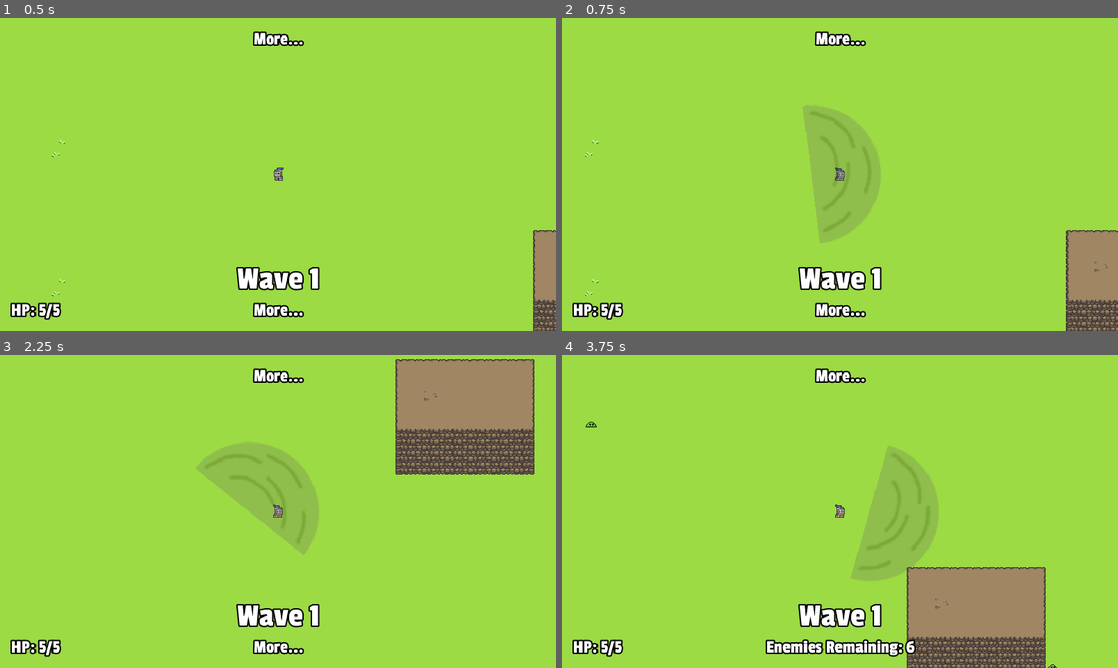
Above: before the commit, frames 1-4 (two rows, left to right).
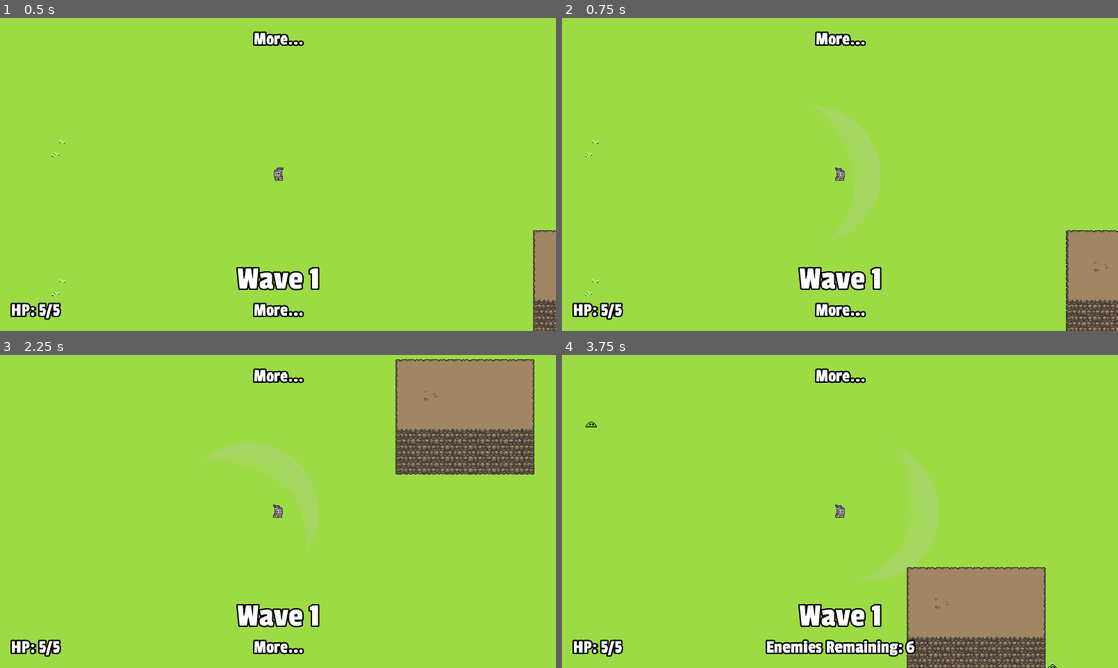
Above: after the commit, the same moments.

Repository: stuson/go-godot-4-game-jam
Game: Godot game, scene res://stages/Level.tscn
The game is run twice, just before and just after one commit, with the same random seed, the same clock (stepped at 60 frames per second) and the same inputs.
Inputs (mouse positions are in pixels of both pictures, inside the frame that each line leads up to):
- Up to frame 1 (0.5 s): no input
- Up to frame 2 (0.75 s): tap Enter at 0.5 s; move the mouse to (962, 158) at 0.52 s; press the mouse at (962, 158) at 0.53 s; hold D (move_right) from 0.53 s (still down)
- Up to frame 3 (2.25 s): move the mouse to (166, 527) at 1.27 s; release D (move_right) at 1.28 s; release the mouse at (166, 527) at 1.28 s; hold S (move_down) 1.28-2.03 s; tap Space (roll) at 1.35 s; move the mouse to (333, 442) at 2.02 s; press the mouse at (333, 442) at 2.03 s; hold D (move_right) from 2.03 s (still down)
- Up to frame 4 (3.75 s): move the mouse to (812, 574) at 2.77 s; release D (move_right) at 2.78 s; release the mouse at (812, 574) at 2.78 s; hold W (move_up) 2.78-3.53 s; tap Space (roll) at 2.85 s; move the mouse to (1006, 558) at 3.52 s; press the mouse at (1006, 558) at 3.53 s; hold A (move_left) from 3.53 s (still down)

Frame 1 is identical in both runs. In frame 2, 3.5% of the frame differs, in the area x 43-58%, y 27-72%; in frame 3, 3.6%; in frame 4, 3.6%, in the area x 51-68%, y 28-72%.

Commit message:
Update sword swing visuals

Diff:
--- a/characters/player/weapons/sword/Swing.tscn
+++ b/characters/player/weapons/sword/Swing.tscn
@@ -8,6 +8,34 @@
 [ext_resource path="res://assets/sound/sword/woosh 5.wav" type="AudioStream" id=6]
 [ext_resource path="res://assets/sound/sword/woosh 4.wav" type="AudioStream" id=7]
 [ext_resource path="res://assets/sound/sword/woosh 7.wav" type="AudioStream" id=8]
+
+[sub_resource type="AtlasTexture" id=3]
+atlas = ExtResource( 2 )
+region = Rect2( 0, 0, 64, 128 )
+
+[sub_resource type="AtlasTexture" id=4]
+atlas = ExtResource( 2 )
+region = Rect2( 70, 0, 64, 128 )
+
+[sub_resource type="AtlasTexture" id=5]
+atlas = ExtResource( 2 )
+region = Rect2( 140, 0, 64, 128 )
+
+[sub_resource type="AtlasTexture" id=6]
+atlas = ExtResource( 2 )
+region = Rect2( 210, 0, 64, 128 )
+
+[sub_resource type="AtlasTexture" id=7]
+atlas = ExtResource( 2 )
+region = Rect2( 280, 0, 64, 128 )
+
+[sub_resource type="SpriteFrames" id=8]
+animations = [ {
+"frames": [ SubResource( 3 ), SubResource( 4 ), SubResource( 5 ), SubResource( 6 ), SubResource( 7 ) ],
+"loop": true,
+"name": "default",
+"speed": 16.0
+} ]
 
 [sub_resource type="Animation" id=1]
 resource_name = "Fade Out"
@@ -41,10 +69,10 @@
 [node name="SwingCollision" type="CollisionPolygon2D" parent="SwingArea"]
 polygon = PoolVector2Array( 0, -64, 25.5, -59.13, 45.25, -45.25, 59.13, -25.5, 64, 0, 59.13, 25.5, 45.25, 45.25, 25.5, 59.13, 0, 64, 0, 0 )
 
-[node name="SwordSwing" type="Sprite" parent="."]
+[node name="SwordSwing" type="AnimatedSprite" parent="."]
 show_behind_parent = true
 position = Vector2( 32, 0 )
-texture = ExtResource( 2 )
+frames = SubResource( 8 )
 
 [node name="LifeTimer" type="Timer" parent="."]
 wait_time = 0.05
Binary file added: assets/sword_swing.aseprite
Binary file changed: assets/sword_swing.png
Not shown: 1 places in characters/player/weapons/sword/Swing.tscn that only renumber resources
